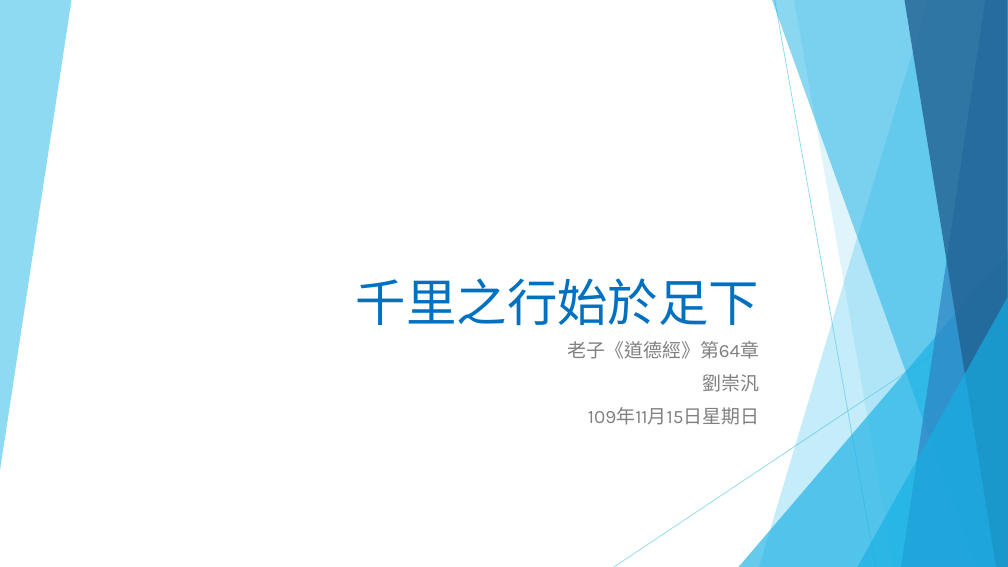
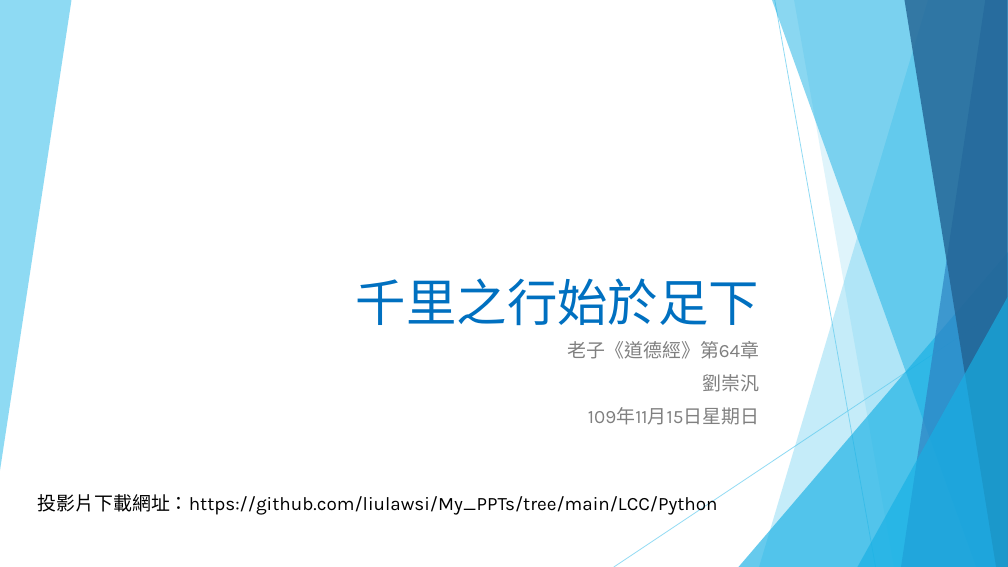
Before and after one commit to liulawsi/My_PPTs, a slide deck: slide 1 of LCC/Python/01_千里之行始於足下.pptx. Drawn at 1008x567 pixels with LibreOffice and Linux fonts; fonts in the diff are those of the drawing. Boxes give left, top, right and bottom in pixels: in the first picture for what was removed or moved away, otherwise in the second. Text is boxed around its words. In the diff, an @@ line names an element or a change of style, - is before the commit and + after.

```diff
--- a/LCC/Python/01_千里之行始於足下.pptx
+++ b/LCC/Python/01_千里之行始於足下.pptx
@@ text added at box(38, 494, 718, 516), 18 pt, text #000000 @@
+投影片下載網址：https://github.com/liulawsi/My_PPTs/tree/main/LCC/Python
```
Also in this commit, not shown: 1 other slide changed, 5 other files.
